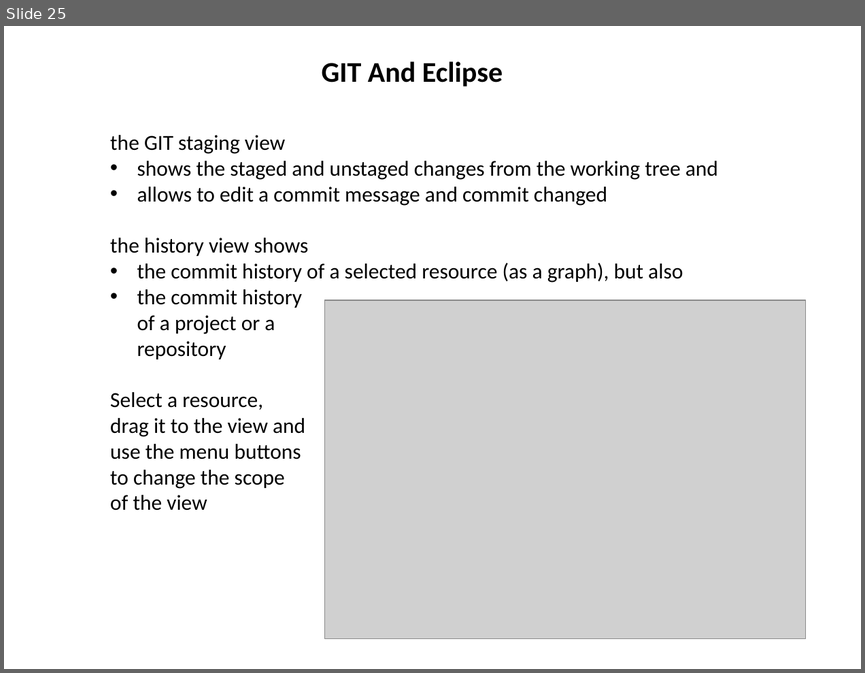
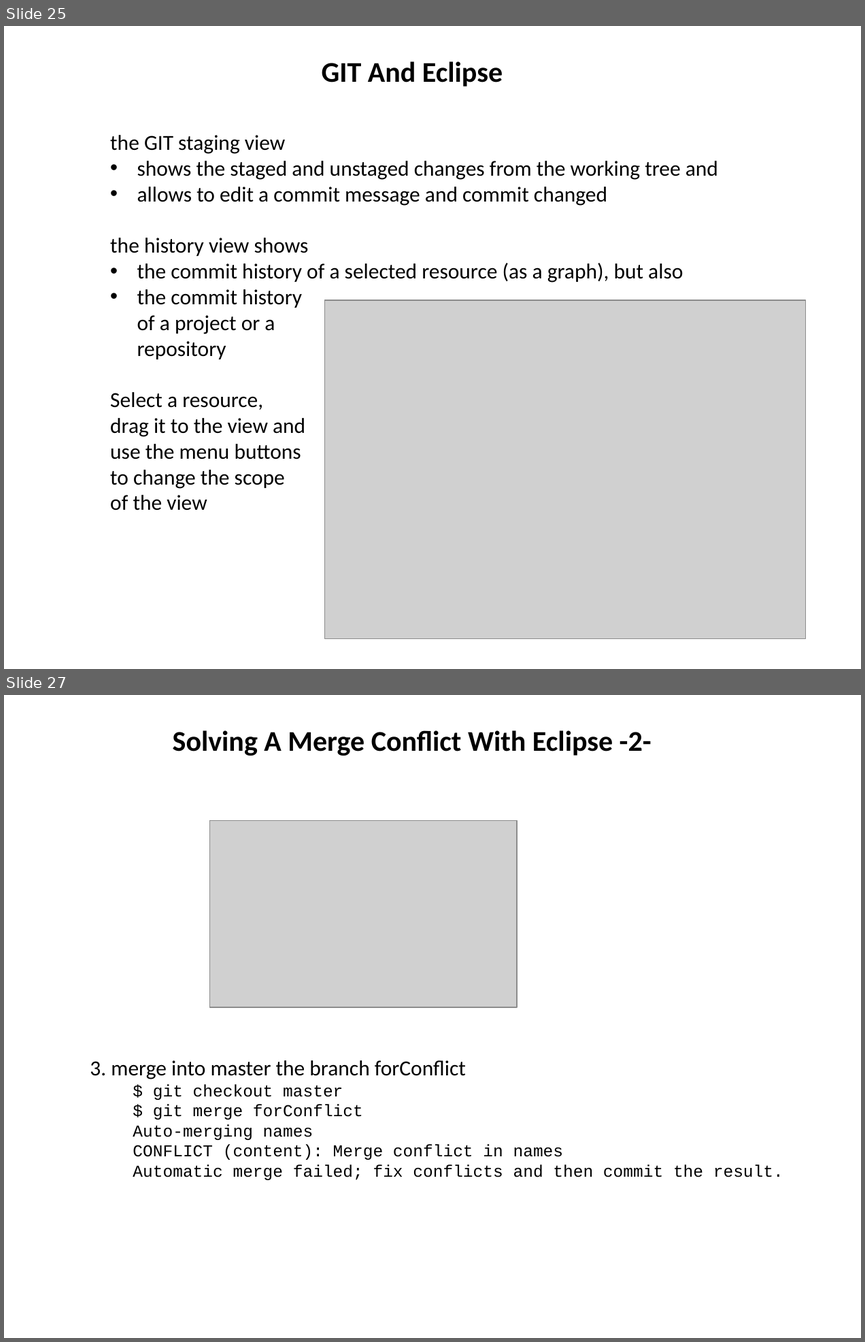
Before and after one commit to hanbei/git_tutorial, a slide deck: architektur.pptx. Shown one above the other, each under a label of ours: slide 25 before the commit, slides 25 and 27 after it; the slides between them are not shown. The pictures are 865x673 and 865x1342 pixels, drawn with LibreOffice and Linux fonts; fonts in the diff are those of the drawing; grey boxes stand for pictures. Boxes give left, top, right and bottom in pixels: in the first picture for what was removed or moved away, otherwise in the second. Text is boxed around its words. In the diff, an @@ line names an element or a change of style, - is before the commit and + after.

```diff
--- a/architektur.pptx
+++ b/architektur.pptx
@@ slide 27 added at (4,695,861,1338), background #FFFFFF @@
@@ title added at (173,730,651,756), 24 pt, text #000000, bold @@
+Solving A Merge Conflict With Eclipse -2-
@@ picture added at (209,821,516,1008) @@
@@ text added at (90,1060,783,1180), 14 pt, text #000000 @@
+3. merge into master the branch forConflict
+  $ git checkout master
+  $ git merge forConflict
+  Auto-merging names
+  CONFLICT (content): Merge conflict in names
+  Automatic merge failed; fix conflicts and then commit the result.
```
Also in this commit, not shown: 1 slide changed, 1 other slide added, 1 other file.
